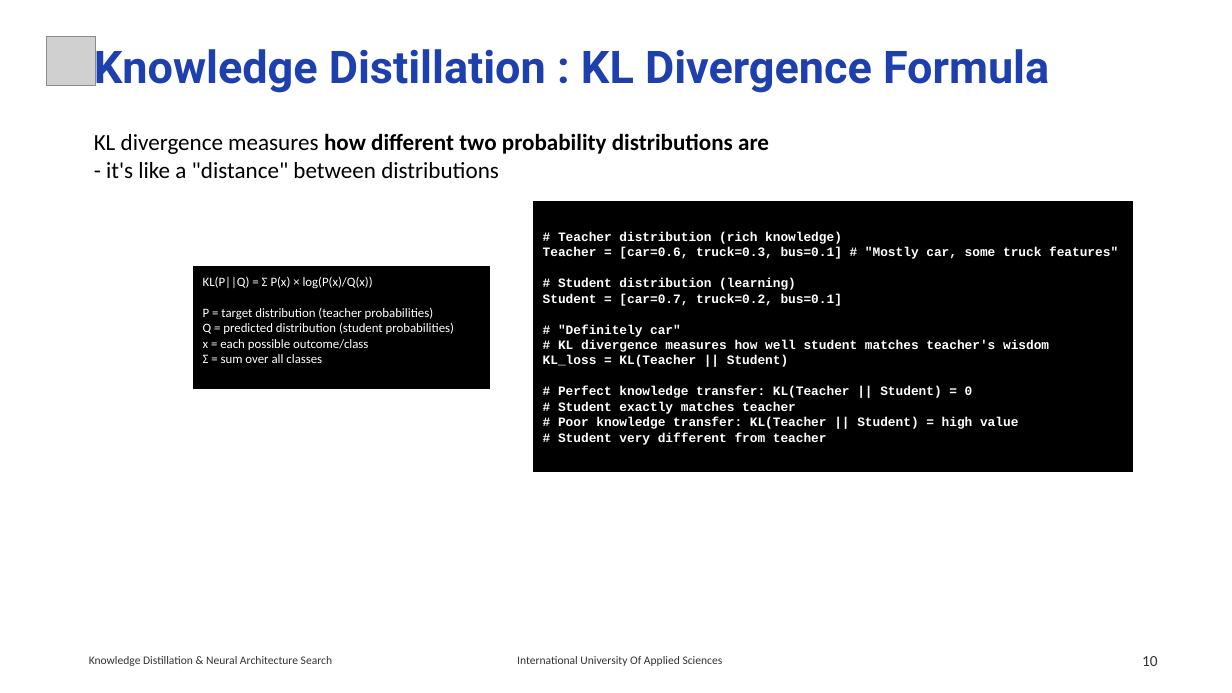
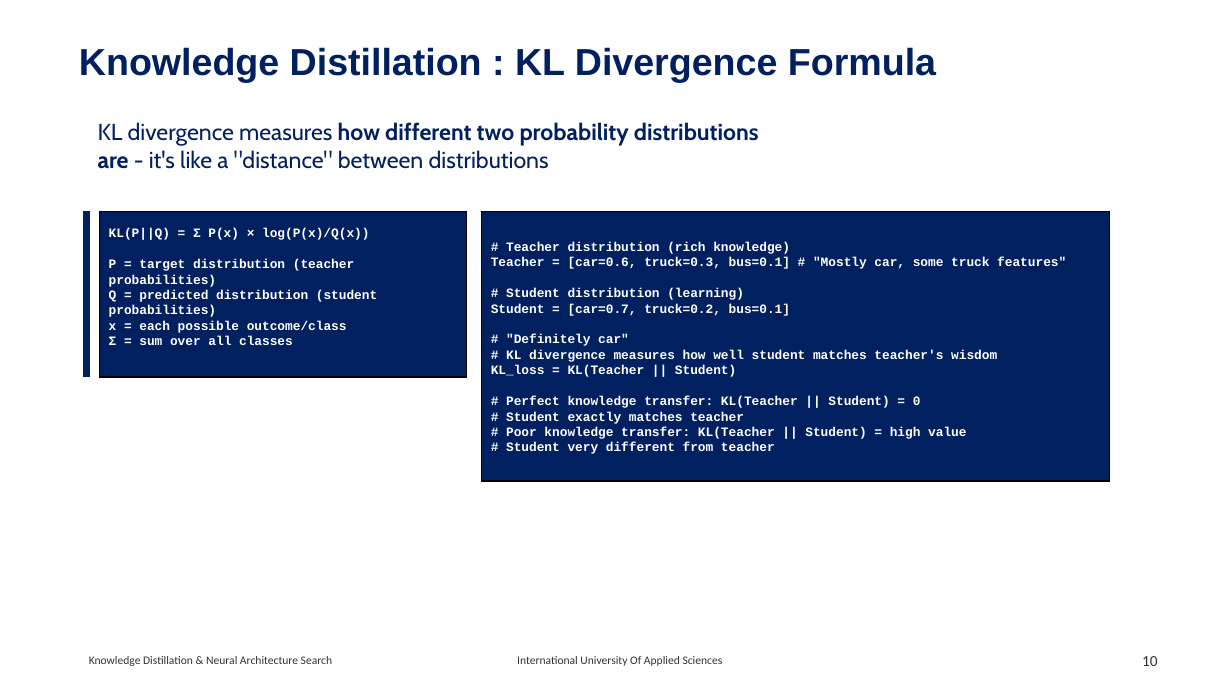
Before and after one commit to RajeshRamadas/yolov8-model-optimization, a slide deck: slide 10 of 01-Project-management/presentation/KnowledgeDistillation.pptx. Drawn at 1232x693 pixels with LibreOffice and Linux fonts; fonts in the diff are those of the drawing; grey boxes stand for pictures. Boxes give left, top, right and bottom in pixels: in the first picture for what was removed or moved away, otherwise in the second. Text is boxed around its words. In the diff, an @@ line names an element or a change of style, - is before the commit and + after.

```diff
--- a/01-Project-management/presentation/KnowledgeDistillation.pptx
+++ b/01-Project-management/presentation/KnowledgeDistillation.pptx
@@ picture removed at bbox=[47, 37, 96, 86] @@
@@ text "Knowledge Distillation : KL Divergence ...": place and size @@
-text "Knowledge Distillation : KL Divergence ..." at bbox=[94, 42, 1049, 93]
+text "Knowledge Distillation : KL Divergence ..." at bbox=[79, 47, 936, 82]
@@ text "Knowledge Distillation : KL Divergence ..." at bbox=[79, 47, 936, 82]: size 35.1 to 29.2 pt, font Roboto to Arial, text colour #1E40AF to #002060 @@
@@ text "KL divergence measures how different ...": place and size @@
-text "KL divergence measures how different ..." at bbox=[94, 133, 769, 178]
+text "KL divergence measures how different ..." at bbox=[98, 122, 759, 169]
@@ text "KL divergence measures how different ..." at bbox=[98, 122, 759, 169]: font Calibri to Cabin, text colour #000000 to #002060 @@
@@ line added from (87, 212) to (87, 377), #002060 5.75 pt @@
@@ rectangle "KL(P||Q) = Σ P(x) × ...": place and size @@
-rectangle "KL(P||Q) = Σ P(x) × ..." at bbox=[194, 267, 490, 389]
+rectangle "KL(P||Q) = Σ P(x) × ..." at bbox=[100, 212, 467, 377]
@@ rectangle "KL(P||Q) = Σ P(x) × ..." at bbox=[100, 212, 467, 377]: font Calibri to Courier New, bold on; fill #000000 to #002060 @@
@@ rectangle "# Teacher distribution (rich knowledge)": place and size @@
-rectangle "# Teacher distribution (rich knowledge)" at bbox=[534, 202, 1133, 472]
+rectangle "# Teacher distribution (rich knowledge)" at bbox=[482, 212, 1109, 482]
@@ rectangle "# Teacher distribution (rich knowledge)" at bbox=[482, 212, 1109, 482]: highlight #000000 to none; fill #000000 to #002060 @@
```
Also in this commit, not shown: 10 other slides changed, 5 slides added, 7 slides removed.
